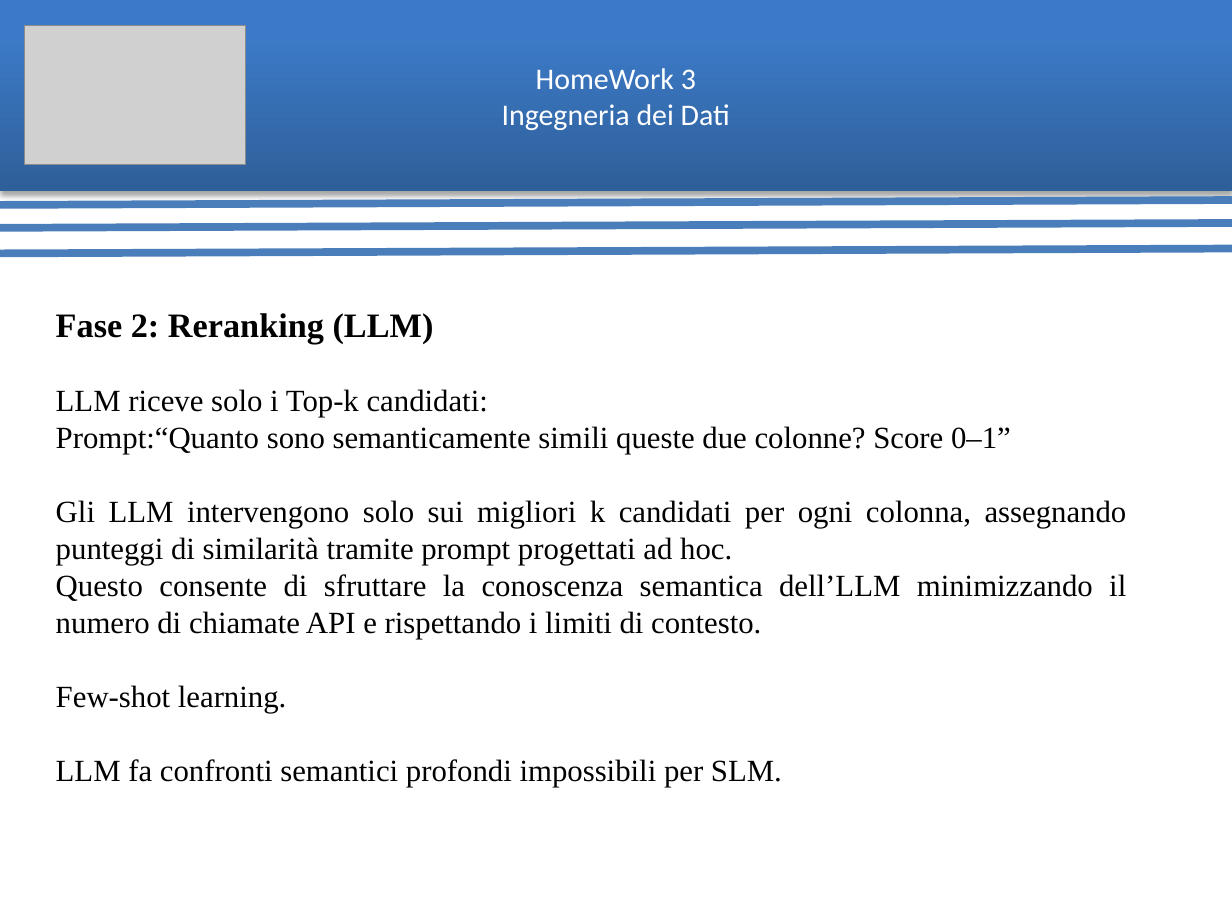
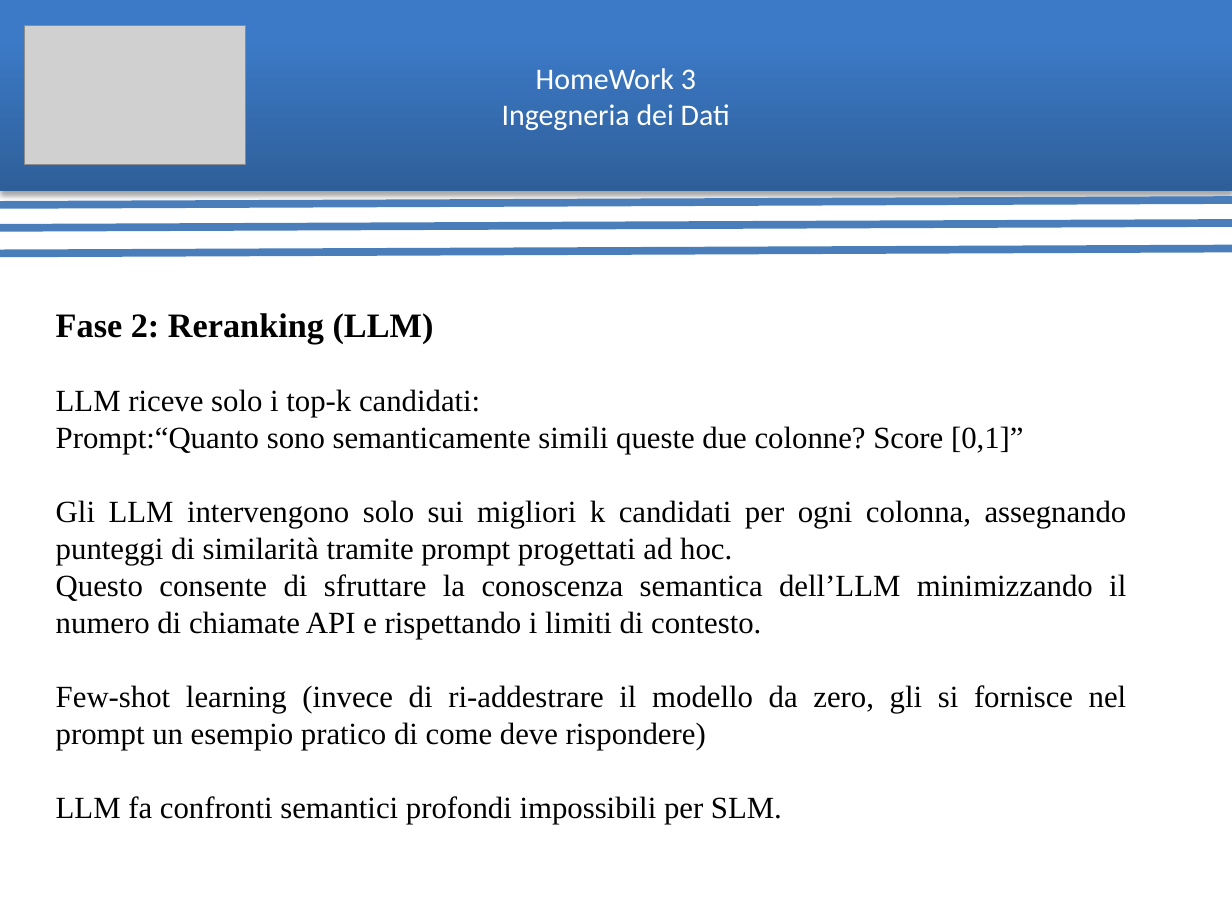
Before and after one commit to ArthexTheKing/Ingegneria-dei-Dati, a slide deck: slide 8 of Homework 3/HomeWork 3 Presentazione.pptx. Drawn at 1232x924 pixels with LibreOffice and Linux fonts; fonts in the diff are those of the drawing; grey boxes stand for pictures. Boxes give left, top, right and bottom in pixels: in the first picture for what was removed or moved away, otherwise in the second. Text is boxed around its words. In the diff, an @@ line names an element or a change of style, - is before the commit and + after.

```diff
--- a/Homework 3/HomeWork 3 Presentazione.pptx
+++ b/Homework 3/HomeWork 3 Presentazione.pptx
@@ text at (x1=56, y1=389, x2=1024, y2=454): text changed @@
-LLM riceve solo i Top-k candidati:
-Prompt:“Quanto sono semanticamente simili queste due colonne? Score 0–1”
+LLM riceve solo i top-k candidati:
+Prompt:“Quanto sono semanticamente simili queste due colonne? Score [0,1]”
@@ text at (x1=56, y1=685, x2=1127, y2=750): text changed @@
-Few-shot learning.
+Few-shot learning (invece di ri-addestrare il modello da zero, gli si fornisce nel prompt un esempio pratico di come deve rispondere)
```
Also in this commit, not shown: 9 other slides changed, 1 other file.
